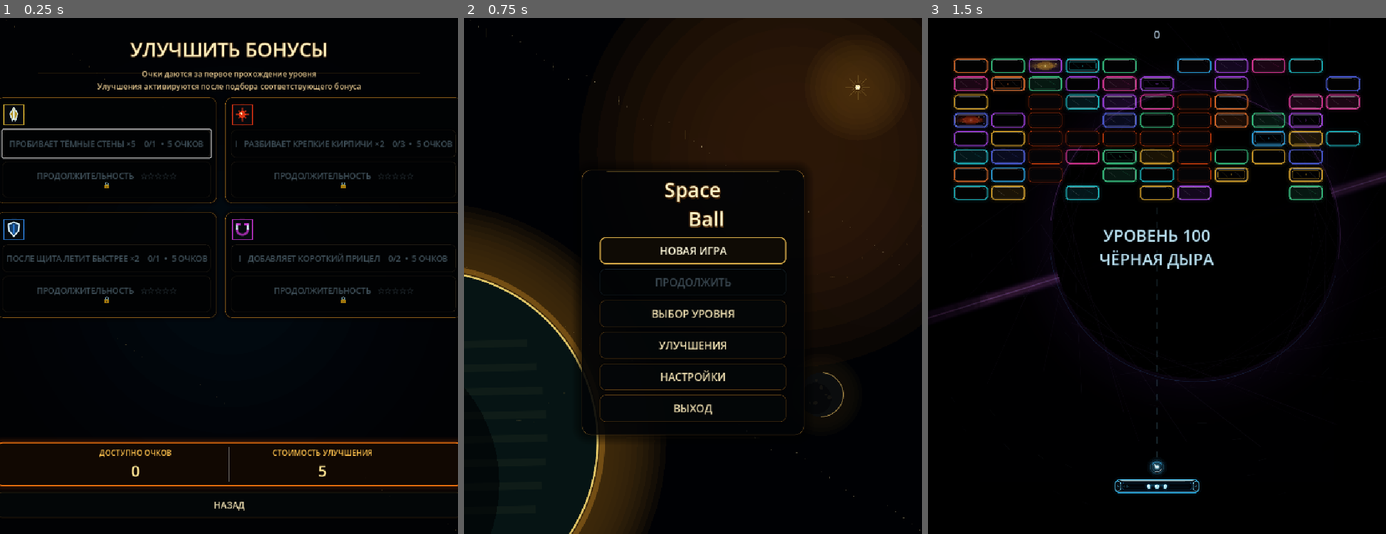
Above: before the commit, frames 1-3 (left to right).
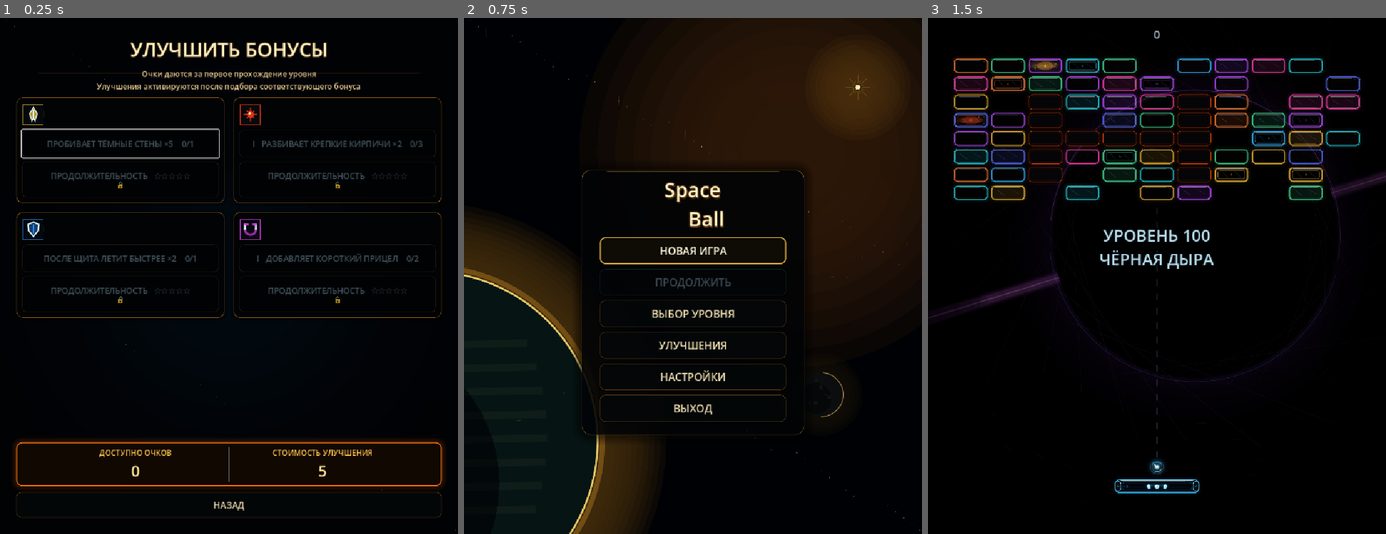
Above: after the commit, the same moments.

Repository: Ardarik421/arkanoid
Game: Godot game, scene res://scenes/skill_tree.tscn
The game is run twice, just before and just after one commit, with the same random seed, the same clock (stepped at 60 frames per second) and the same inputs. This scene is started directly instead of the project's main scene. Sound files missing from this copy of the repository are replaced by a short silence.
Inputs:
- Up to frame 1 (0.25 s): no input
- Up to frame 2 (0.75 s): click "НАЗАД" at 0.5 s
- Up to frame 3 (1.5 s): click "НОВАЯ ИГРА" at 1.25 s

The runs differ from the first frame. In frame 1, 3.6% of the frame differs, in the area x 0-100%, y 12-97%; in frame 2, nothing differs; in frame 3, nothing differs.

Commit message:
Remove repeated upgrade costs

Diff:
--- a/scenes/skill_tree.gd
+++ b/scenes/skill_tree.gd
@@ -145,7 +145,7 @@
 	var complete := rank >= max_rank
 	var affordable := SaveManager.can_afford_skill()
 	button.disabled = complete or not affordable
-	button.text = description + ("    ✓" if complete else "    %d/%d  •  5 ОЧКОВ" % [rank, max_rank])
+	button.text = description + ("    ✓" if complete else "    %d/%d" % [rank, max_rank])
 	_apply_node_style(button, complete, affordable and not complete)
 
 func _set_duration_button(button: Button, rank: int, prerequisite_met: bool):
@@ -158,7 +158,7 @@
 	if complete:
 		button.text = "ПРОДОЛЖИТЕЛЬНОСТЬ   %s\n+%.1f сек   ✓" % [stars, rank * 0.5]
 	elif prerequisite_met:
-		button.text = "ПРОДОЛЖИТЕЛЬНОСТЬ   %s\n+%.1f → +%.1f сек   •   5 ОЧКОВ" % [stars, rank * 0.5, (rank + 1) * 0.5]
+		button.text = "ПРОДОЛЖИТЕЛЬНОСТЬ   %s\n+%.1f → +%.1f сек" % [stars, rank * 0.5, (rank + 1) * 0.5]
 	else:
 		button.text = "ПРОДОЛЖИТЕЛЬНОСТЬ   %s\n🔒" % stars
 	_apply_node_style(button, complete, available)
